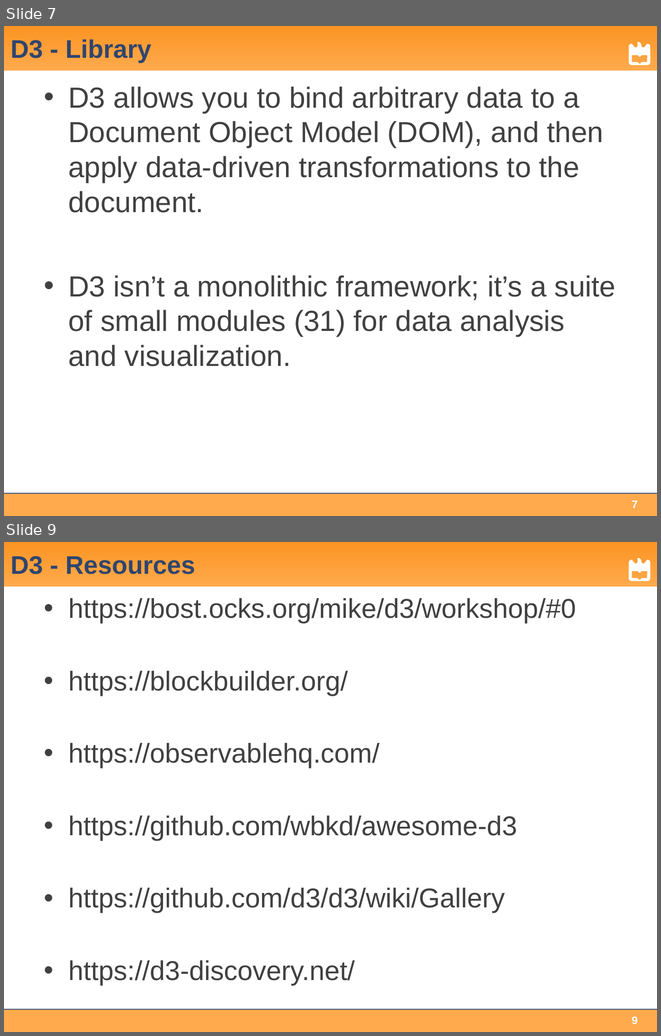
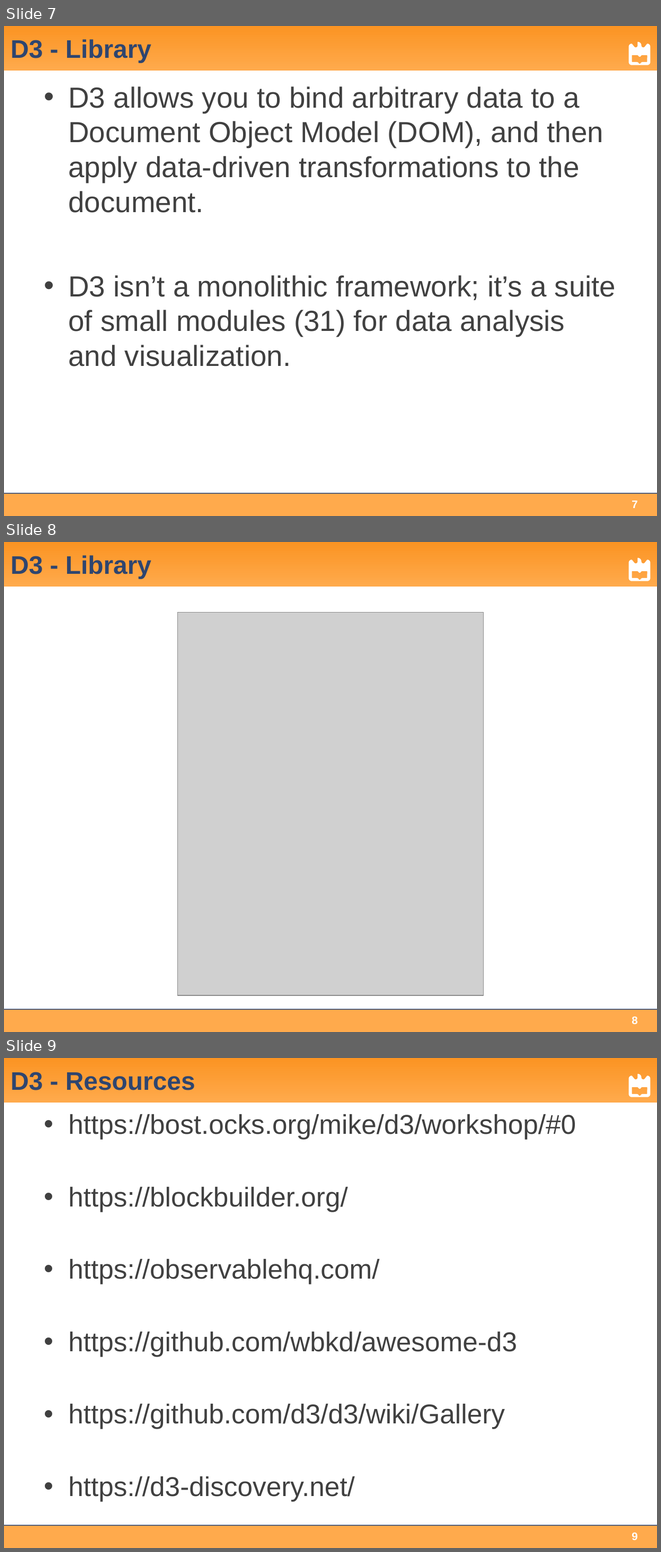
Before and after one commit to pmdjdias/ua_infovis, a slide deck: D3/D3 Introduction.ppt. Shown one above the other, each under a label of ours: slides 7 and 9 before the commit, slides 7, 8 and 9 after it; the slides between them are not shown. The pictures are 661x1036 and 661x1552 pixels, drawn with LibreOffice and Linux fonts; fonts in the diff are those of the drawing; grey boxes stand for pictures. Boxes give left, top, right and bottom in pixels: in the first picture for what was removed or moved away, otherwise in the second. Text is boxed around its words. In the diff, an @@ line names an element or a change of style, - is before the commit and + after.

```diff
--- a/D3/D3 Introduction.ppt
+++ b/D3/D3 Introduction.ppt
@@ slide 8 added at box(4, 542, 657, 1032), background #FFFFFF; not listed: 4 template elements that a slide beside it also shows @@
@@ title added at box(10, 555, 151, 579), 28 pt, text #2E456F, bold @@
+D3 - Library
@@ picture added at box(178, 612, 484, 995) @@
@@ page number added at box(632, 1016, 637, 1024), 12 pt, text #FFFFFF, bold @@
+8
```
Also in this commit, not shown: 1 slide removed, 28 other files.
